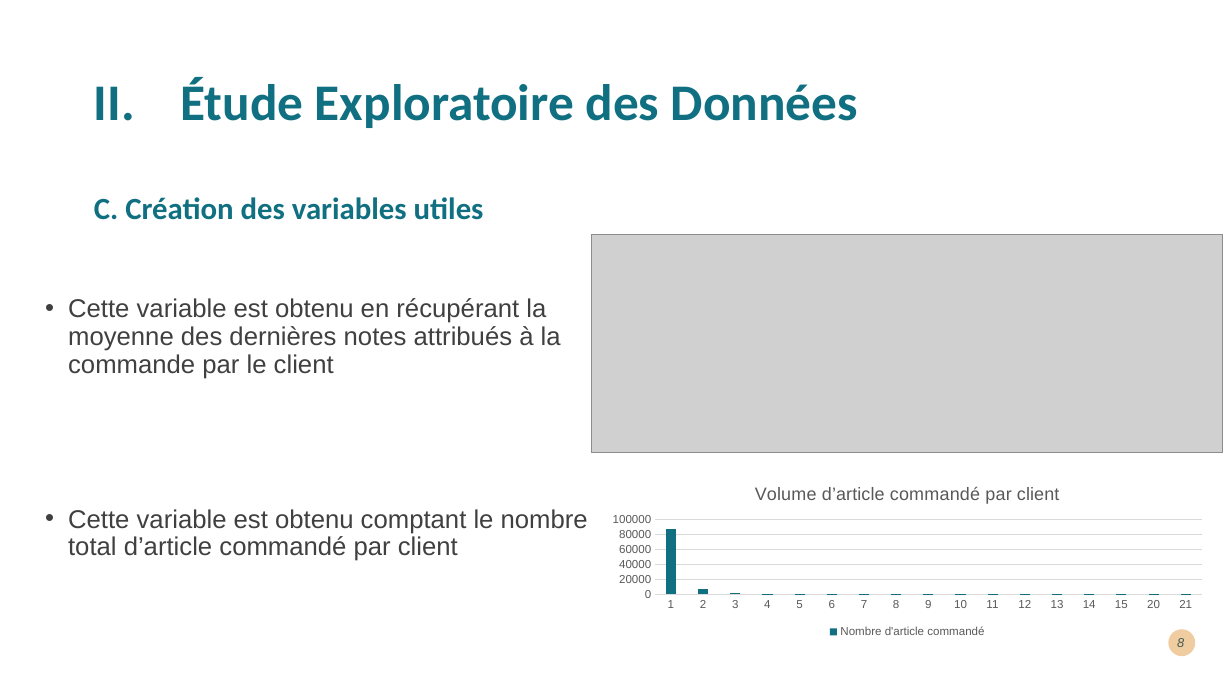
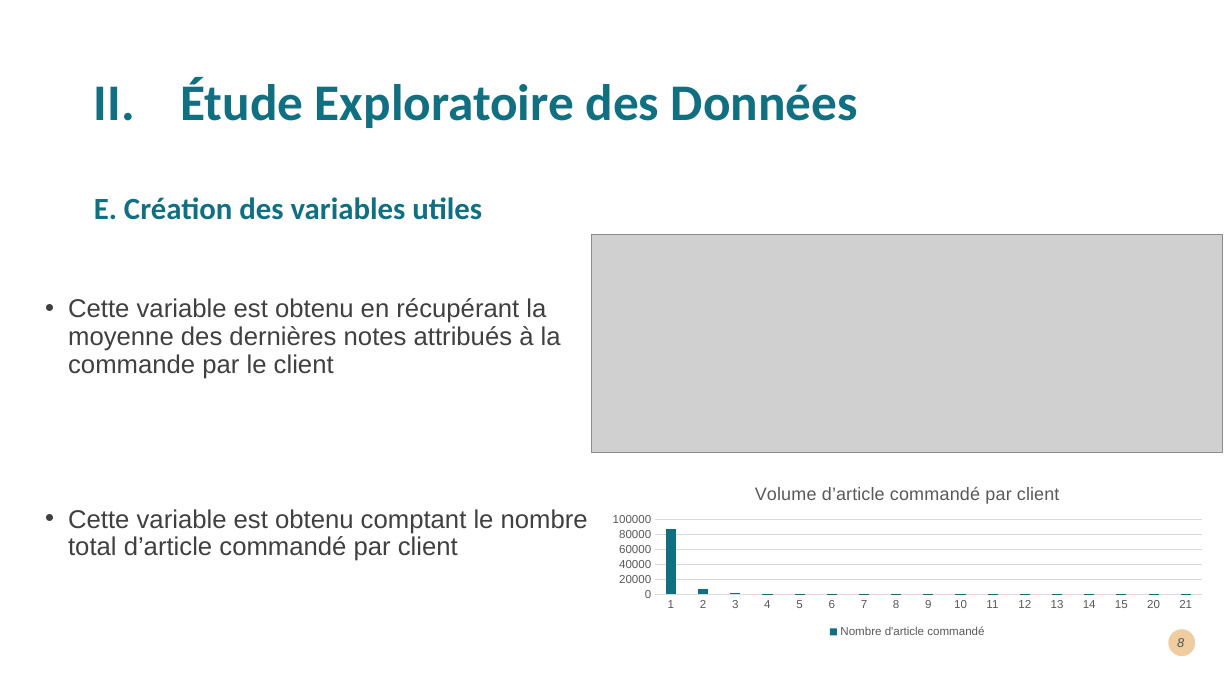
Before and after one commit to kevin-EK/OC-DS-P5-Segmentez-des-clients-d-un-site-e-commerce, a slide deck: slide 8 of Segmentez des clients d'un site e-commerce.pptx. Drawn at 1232x693 pixels with LibreOffice and Linux fonts; fonts in the diff are those of the drawing; grey boxes stand for pictures. Boxes give left, top, right and bottom in pixels: in the first picture for what was removed or moved away, otherwise in the second. Text is boxed around its words. In the diff, an @@ line names an element or a change of style, - is before the commit and + after.

```diff
--- a/Segmentez des clients d'un site e-commerce.pptx
+++ b/Segmentez des clients d'un site e-commerce.pptx
@@ text at bbox=[94, 197, 482, 220]: text changed @@
-C. Création des variables utiles
+E. Création des variables utiles
```
Also in this commit, not shown: 4 other slides changed.
